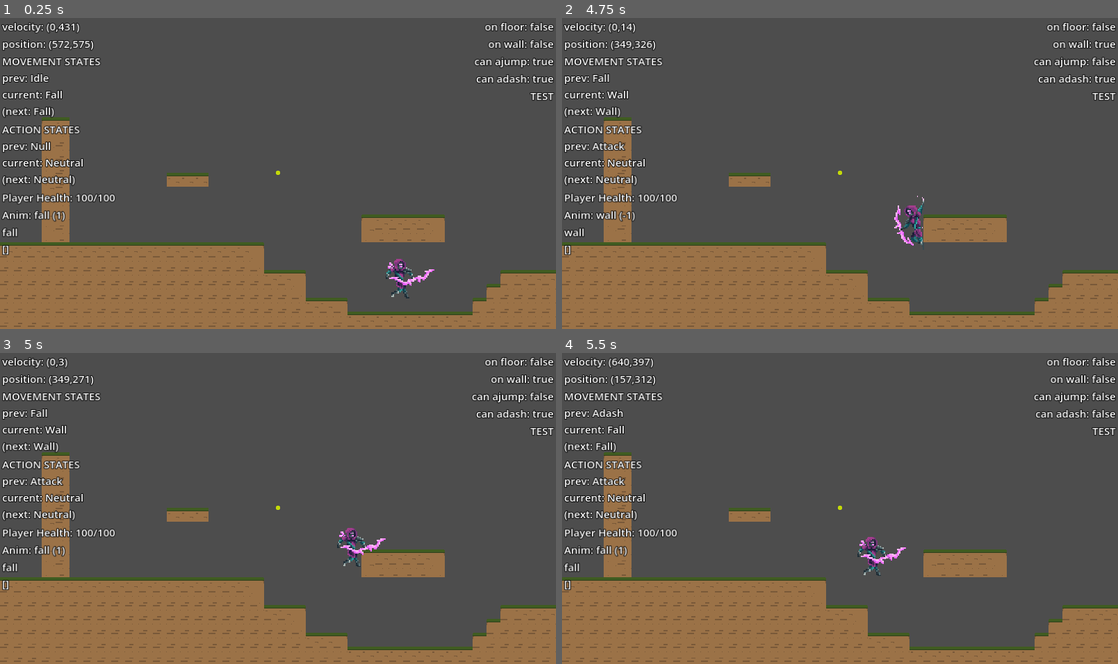
Above: before the commit, frames 1-4 (two rows, left to right).
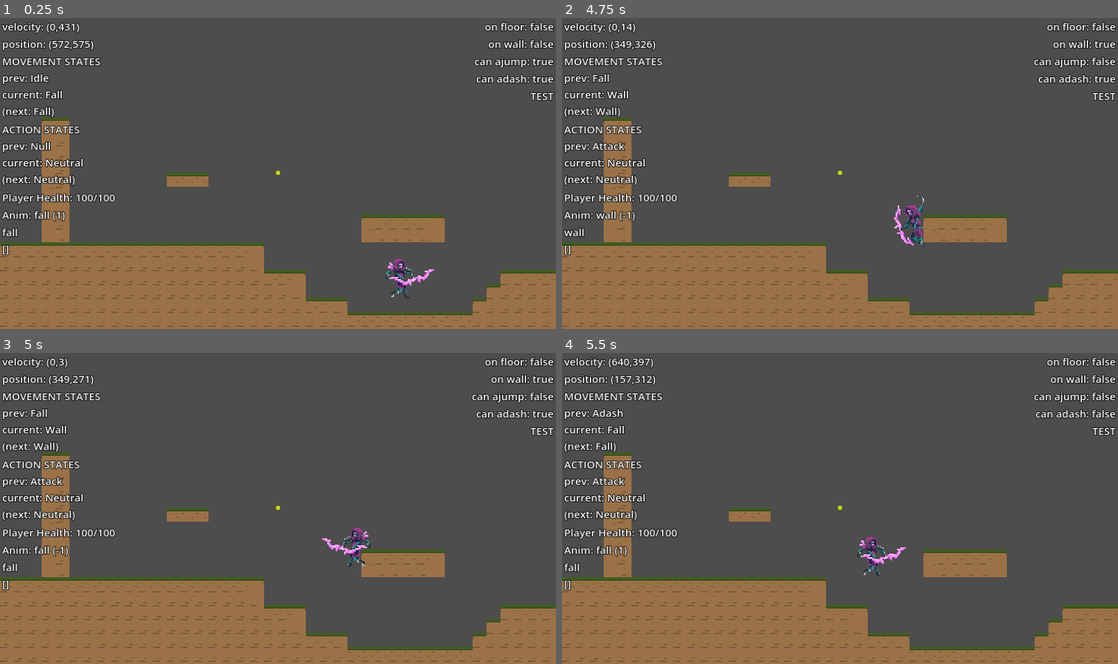
Above: after the commit, the same moments.

Repository: azylazide/untitled-hw-game-G4
Game: Godot game, scene res://src/levels/world.tscn
The game is run twice, just before and just after one commit, with the same random seed, the same clock (stepped at 60 frames per second) and the same inputs. This scene is started directly instead of the project's main scene.
Inputs:
- Up to frame 1 (0.25 s): no input
- Up to frame 2 (4.75 s): tap Enter (ui_accept) at 0.5 s; hold Z (attack) 0.53-1.28 s; hold D (right) 0.53-2.03 s; tap Space (jump) at 0.77, 1.07, 1.52, 1.55, 1.82, 3.02, 3.32, 3.77, 3.8, 4.07, 4.52 s; tap X (dash) at 0.8, 1.35, 3.05 s; hold Space (jump) 2.03-2.78 s; hold A (left) 2.03-4.28 s; tap Z (attack) at 2.3, 2.85, 4.35 s; hold X (dash) 3.53-4.28 s; hold D (right) from 4.28 s (still down)
- Up to frame 3 (5 s): keep holding D (right); tap Space (jump) at 4.82 s
- Up to frame 4 (5.5 s): keep holding D (right); hold X (dash) from 5.03 s (still down)

Frames 1-2 are identical in both runs. In frame 3, 0.5% of the frame differs, in the area x 9-70%, y 56-69%; in frame 4, nothing differs.
Error in both runs: Invalid access to property or key 'ready' on a base object of type 'Nil'. (res://src/old_remote_cam.gd:75)

Commit message:
moved set of blend position in resolve animation func edited exit state funcs

Diff:
--- a/src/actors/player/player.gd
+++ b/src/actors/player/player.gd
@@ -242,7 +242,7 @@
 							else _run_movement_state(delta))
 	#If transitioning, run exit code
 	if Move.next != Move.current:
-		_exit_movement_state(delta,Move.current)
+		_exit_movement_state(delta)
 	#transition
 	#change_movement_state(Move.next)
 	Move.change_state()
@@ -257,7 +257,7 @@
 							else _run_action_state(delta))
 	#If transitioning, run exit code
 	if Action.next != Action.current:
-		_exit_action_state(delta,Action.current)
+		_exit_action_state(delta)
 	#transition
 	Action.change_state()
 
@@ -389,7 +389,7 @@
 #					anim_sm.travel("jump")
 					return Move.STATES.JUMP
 
-				anim_tree.set("parameters/idle/blend_position",face_direction)
+#				anim_tree.set("parameters/idle/blend_position",face_direction)
 				return Move.STATES.IDLE
 
 			Move.STATES.RUN:
@@ -418,7 +418,7 @@
 #					anim_sm.travel("jump")
 					return Move.STATES.JUMP
 
-				anim_tree.set("parameters/run/blend_position",face_direction)
+#				anim_tree.set("parameters/run/blend_position",face_direction)
 				return Move.STATES.RUN
 
 			Move.STATES.FALL:
@@ -445,7 +445,7 @@
 #					anim_sm.travel("idle")
 					return Move.STATES.IDLE
 
-				anim_tree.set("parameters/fall/blend_position",face_direction)
+#				anim_tree.set("parameters/fall/blend_position",face_direction)
 				return Move.STATES.FALL
 
 			Move.STATES.JUMP:
@@ -463,7 +463,7 @@
 #					anim_sm.travel("fall")
 					return Move.STATES.FALL
 
-				anim_tree.set("parameters/jump/blend_position",face_direction)
+#				anim_tree.set("parameters/jump/blend_position",face_direction)
 				return Move.STATES.JUMP
 
 			Move.STATES.GDASH:
@@ -490,7 +490,7 @@
 #						anim_sm.travel("fall")
 						return Move.STATES.FALL
 
-				anim_tree.set("parameters/gdash/blend_position",face_direction)
+#				anim_tree.set("parameters/gdash/blend_position",face_direction)
 				return Move.STATES.GDASH
 
 			Move.STATES.ADASH:
@@ -518,7 +518,7 @@
 #							anim_sm.travel("fall")
 							return Move.STATES.FALL
 
-				anim_tree.set("parameters/adash/blend_position",face_direction)
+#				anim_tree.set("parameters/adash/blend_position",face_direction)
 				return Move.STATES.ADASH
 
 			Move.STATES.WALL:
@@ -548,7 +548,7 @@
 					return Move.STATES.FALL
 
 				face_direction = signf(wall_normal.x)
-				anim_tree.set("parameters/wall/blend_position",face_direction)
+#				anim_tree.set("parameters/wall/blend_position",face_direction)
 				return Move.STATES.WALL
 
 	#-------------
@@ -599,11 +599,11 @@
 	return Action.NULL
 
 ## Clean up when transitioning out to
-func _exit_movement_state(delta: float, current: int) -> int:
-	return 0
-
-func _exit_action_state(delta: float, current: int) -> int:
-	return 0
+func _exit_movement_state(delta: float) -> void:
+	return
+
+func _exit_action_state(delta: float) -> void:
+	return
 
 ## Setup jump based on previous state for the jump enter setup
 func _enter_jump() -> void:
@@ -819,57 +819,9 @@
 				Action.change_state()
 
 func _resolve_animations() -> void:
-	match Action.current:
-		Action.STATES.NEUTRAL:
-			match Move.current:
-				Move.STATES.IDLE:
-					pass
-				Move.STATES.RUN:
-					pass
-				Move.STATES.FALL:
-					pass
-				Move.STATES.JUMP:
-					pass
-				Move.STATES.GDASH:
-					pass
-				Move.STATES.ADASH:
-					pass
-				Move.STATES.WALL:
-					pass
-			pass
-		Action.STATES.ATTACK:
-			match Move.current:
-				Move.STATES.IDLE:
-					pass
-				Move.STATES.RUN:
-					pass
-				Move.STATES.FALL:
-					pass
-				Move.STATES.JUMP:
-					pass
-				Move.STATES.GDASH:
-					pass
-				Move.STATES.ADASH:
-					pass
-				Move.STATES.WALL:
-					pass
-		Action.STATES.DEATH:
-			match Move.current:
-				Move.STATES.IDLE:
-					pass
-				Move.STATES.RUN:
-					pass
-				Move.STATES.FALL:
-					pass
-				Move.STATES.JUMP:
-					pass
-				Move.STATES.GDASH:
-					pass
-				Move.STATES.ADASH:
-					pass
-				Move.STATES.WALL:
-					pass
-	pass
+	var anim_list:= ["idle","run","fall","jump","land","gdash","adash","wall"]
+	for anim_name in anim_list:
+		anim_tree.set("parameters/%s/blend_position" %anim_name,face_direction)
 
 func _player_management() -> void:
 	if stats.health == 0 and not is_dead:
@@ -913,26 +865,26 @@
 		match Move.current:
 			Move.STATES.IDLE:
 				anim_sm.travel("idle")
-				anim_tree.set("parameters/idle/blend_position",face_direction)
+#				anim_tree.set("parameters/idle/blend_position",face_direction)
 			Move.STATES.RUN:
 				anim_sm.travel("run")
-				anim_tree.set("parameters/run/blend_position",face_direction)
+#				anim_tree.set("parameters/run/blend_position",face_direction)
 			Move.STATES.FALL:
 				anim_sm.travel("fall")
-				anim_tree.set("parameters/fall/blend_position",face_direction)
+#				anim_tree.set("parameters/fall/blend_position",face_direction)
 			Move.STATES.WALL:
 				anim_sm.travel("wall")
-				anim_tree.set("parameters/wall/blend_position",face_direction)
+#				anim_tree.set("parameters/wall/blend_position",face_direction)
 			_:
 				anim_sm.travel("idle")
-				anim_tree.set("parameters/idle/blend_position",face_direction)
+#				anim_tree.set("parameters/idle/blend_position",face_direction)
 	elif anim_name in ["hurt_left","hurt_right"]:
 		match Move.previous:
 			#temp
 			_:
 				is_hurt = false #temp
 				anim_sm.travel("idle")
-				anim_tree.set("parameters/idle/blend_position",face_direction)
+#				anim_tree.set("parameters/idle/blend_position",face_direction)
 	elif anim_name in ["death_left","death_right"]:
 		queue_free()
 
